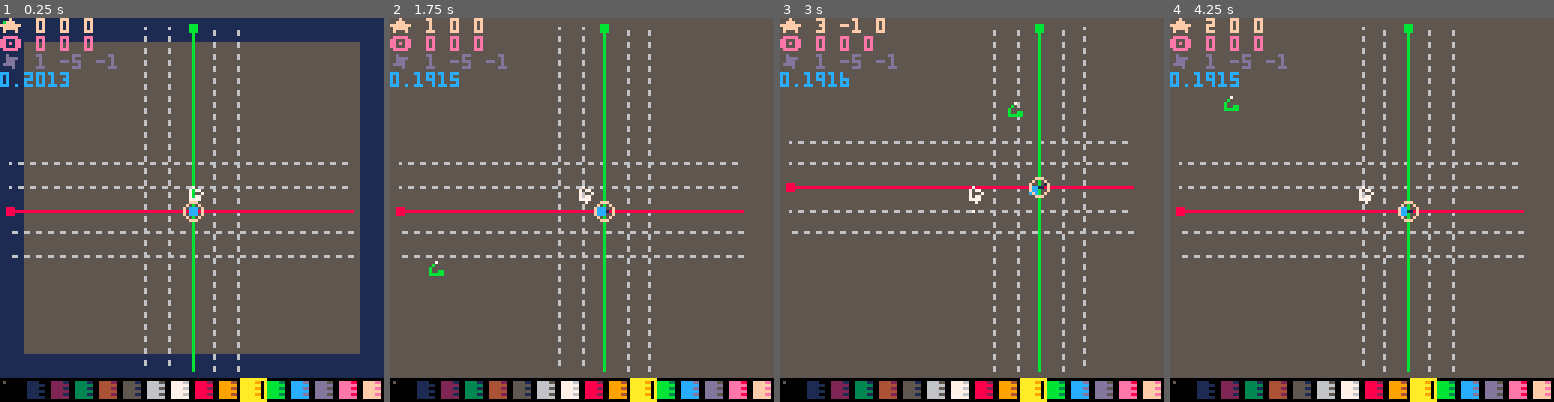
Above: before the commit, frames 1-4 (left to right).
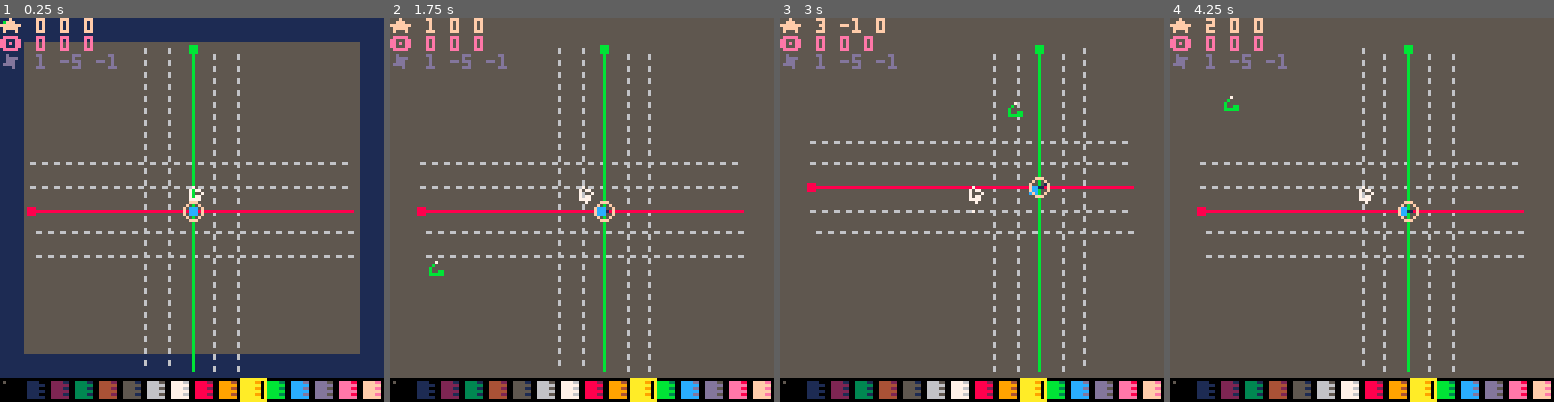
Above: after the commit, the same moments.

Repository: bitchunk/pico8misk
Game: PICO-8 cartridge pelogen.p8
The game is run twice, just before and just after one commit, with the same random seed, the same clock (stepped at 60 frames per second) and the same inputs.
Inputs (mouse positions are in pixels of both pictures, inside the frame that each line leads up to):
- Up to frame 1 (0.25 s): no input
- Up to frame 2 (1.75 s): tap X (X key) at 0.33, 1.07 s; click (670, 121) at 0.67 s; tap O (Z key) at 0.7, 1.7 s; click (436, 267) at 1.22 s; hold Right from 1.6 s (still down)
- Up to frame 3 (3 s): click (887, 114) at 1.77 s; tap X (X key) at 1.85, 2.97 s; release Right at 2.1 s; tap O (Z key) at 2.1, 2.5, 2.9 s; hold Up 2.15-2.42 s; click (952, 259) at 2.32 s; hold Right from 2.47 s (still down); click (1014, 106) at 2.87 s
- Up to frame 4 (4.25 s): release Right at 3.03 s; hold Left 3.08-3.58 s; tap O (Z key) at 3.3, 3.7, 4.1 s; click (1465, 256) at 3.42 s; hold Down 3.63-3.97 s; click (1231, 102) at 3.97 s; hold Right from 4.02 s (still down); tap X (X key) at 4.08 s

The runs differ from the first frame. In frame 1, 0.7% of the frame differs, in the area x 0-63%, y 1-63%; in frame 2, 0.7%; in frame 3, 0.7%; in frame 4, 0.7%.

Commit message:
底面のモデルを調整

Diff:
--- a/pelogen.p8
+++ b/pelogen.p8
@@ -516,7 +516,7 @@
 lpos.z=-1
 view.z=64
 viewb.z=64
-
+culr=1
 plgn_load({23})
 btmr=vtxs
 vtxs={}
@@ -567,6 +567,8 @@
 
 floor=1
 
+minpos=-7
+
 mo=getmouse()
 dragstart(opos,1)
 dragstart(view,1)
@@ -656,7 +658,7 @@
 
 local c=genab.z and 13 or 6
 if genab.x then
-for i=max(opos.y-2,-8),min(opos.y+2,7) do
+for i=max(opos.y-2,minpos),min(opos.y+2,7) do
 --local zr=(8*64+prsp)/(view.z-0+prsp)
 local x=0
 --local y=genab.z and zr/(view.z-opos.y+prsp) or zr/(view.z-i)
@@ -664,7 +666,7 @@
 --local y=genab.z and opos.y*8*zr or i*8*zr
 local y=genab.z and opos.y or i
 local z=genab.z and i-opos.y+opos.z or opos.z
-line3(7+x,y,z,-8+x,y,z,qv,c)
+line3(7+x,y,z,minpos+x,y,z,qv,c)
 --local q,x1,y1,z1=rots(7+x,y,z,qx,qy,qz)
 --local q,x2,y2,z2=rots(-8+x,y,z,qx,qy,qz)
 --local z1=zr/(wz-z1)
@@ -673,14 +675,14 @@
 end
 end
 if genab.y then
-for i=max(opos.x-2,-8),min(opos.x+2,7) do
+for i=max(opos.x-2,minpos),min(opos.x+2,7) do
 --local x=genab.z and opos.x*8*zr or i*8*zr
 --local y=0
 --local z=genab.z and (i-opos.x+opos.z)*8*zr or opos.z*8*zr
 local x=genab.z and opos.x or i
 local y=0
 local z=genab.z and i-opos.x+opos.z or opos.z
-line3(x,7+y,z,x,-8+y,z,qv,c)
+line3(x,7+y,z,x,minpos+y,z,qv,c)
 
 --local q,x1,y1,z1=rots(x,7+y,z,qx,qy,qz)
 --local q,x2,y2,z2=rots(x,-8+y,z,qx,qy,qz)
@@ -692,7 +694,7 @@
 end
 if genab.z then
 local st=genab.x and opos.x or opos.y
-for i=max(st-2,-8),min(st+2,7) do
+for i=max(st-2,minpos),min(st+2,7) do
 --local x=genab.x and i*8*zr or opos.x*8*zr
 --local y=genab.y and i*8*zr or opos.y*8*zr
 --local z=genab.x and 0 or 0
@@ -704,7 +706,7 @@
 --local z1=zr/(wz-z1)
 --local z2=zr/(wz-z2)
 --line(x1*z1+view.x,y1*z1+view.y,x2*z2+view.x,y2*z2+view.y,c)
-line3(x,y,7+z,x,y,-8+z,qv,c)
+line3(x,y,7+z,x,y,minpos+z,qv,c)
 end
 end
 
@@ -712,21 +714,21 @@
 --local q,x1,y1,z1=rots(56*zr,opos.y*8*zr,opos.z*8*zr,qx,qy,qz)
 --local q,x2,y2,z2=rots(-64*zr,opos.y*8*zr,opos.z*8*zr,qx,qy,qz)
 --line(x1+view.x,y1+view.y,x2+view.x,y2+view.y,0x28)
-local l1={line3(7,opos.y,opos.z,-8,opos.y,opos.z,qv,0x28)}
+local l1={line3(7,opos.y,opos.z,minpos,opos.y,opos.z,qv,0x28)}
 --rectfill(x2-1,y2-1,x2+1,y2+1,0x28)
 
 --local q,x1,y1,z=rots(opos.x*8*zr,56*zr,opos.z*8*zr,qx,qy,qz)
 --local q,x2,y2,z=rots(opos.x*8*zr,-64*zr,opos.z*8*zr,qx,qy,qz)
 fillp(not genab.y and msk)
 --line(x1+view.x,y1+view.y,x2+view.x,y2+view.y,0x3b)
-local l2={line3(opos.x,7,opos.z,opos.x,-8,opos.z,qv,0x3b)}
+local l2={line3(opos.x,7,opos.z,opos.x,minpos,opos.z,qv,0x3b)}
 --rectfill(x2-1,y2-1,x2+1,y2+1,0x3b)
 
 fillp(not genab.z and msk)
 --local q,x1,y1,z=rots(opos.x*8*zr,opos.y*8*zr,56*zr,qx,qy,qz)
 --local q,x2,y2,z=rots(opos.x*8*zr,opos.y*8*zr,-64*zr,qx,qy,qz)
 --line(x1+view.x,y1+view.y,x2+view.x,y2+view.y,0x1c)
-local l3={line3(opos.x,opos.y,7,opos.x,opos.y,-8,qv,0x1c)}
+local l3={line3(opos.x,opos.y,7,opos.x,opos.y,minpos,qv,0x1c)}
 --rectfill(x2-1,y2-1,x2+1,y2+1,0x1c)
 fillp()
 
@@ -913,7 +915,7 @@
 if not keystate[' '] and mo.l then
 scale=8
 local p=tmap({dragdist(opos,orot)},function(v)
-return mid(-8,7,flr(v))
+return mid(minpos,7,flr(v))
 end)
 
 --local p={dragdist(opos,orot)}
@@ -1232,7 +1234,7 @@
 view.z-=mo.w*4
 else
 --vcol=(vcol+16+mo.w)%16
-opos.z=mid(opos.z+amid(mo.w,1),-8,7)
+opos.z=mid(opos.z+amid(mo.w,1),minpos,7)
 --orot.z-=mo.w*2
 end
 end
@@ -1469,7 +1471,7 @@
 tmap(drscs,function(v)
 drsc[v].tra()
 end)
-dbg(stat(1))
+--dbg(stat(1))
 isdebug=true
 
 dbg_print()
@@ -1679,7 +1681,7 @@
 
 function getsvt()
 local st,en,s
-=max(1,min(vtxsl+vtxsll,vtxsl))
+=max(1,min(min(vtxsl,#vtxs)+vtxsll,vtxsl))
 ,min(#vtxs,max(vtxsl+vtxsll,vtxsl))
 ,{}
 for i=st,en do
@@ -1718,7 +1720,7 @@
 --return tmap(cat(v,{rview.x,rview.y,rview.z}),function(a,i)
 return tmap(v,function(a,i)
 i=(i-1)%3+1
-return radq(a*s,normalize(rada[i],1))
+return radq(a*s,{normalize(rada[i],1)})
 end)
 
 end
@@ -1745,9 +1747,10 @@
 tmap(ids,function(v,i)
 local l,t=v%16*8,toc(v,16)*8
 ecxy('0 0 2 8',function(x,y)
-if peek2(l/2+(t+y)*0x40+x*2)~=0 then
+--if peek2(l/2+(t+y)*0x40+x*2)~=0 then
 x=x*4+l
 y+=t
+if sget(x,y)~=0 then
 add(ts,{
 sget(x,y)-8
 ,sget(x+1,y)-8
@@ -1778,7 +1781,7 @@
 ]]
 ..[[rfp={]]..join(tmap(rfp,function(v)return '0x'..tohex(v)end),',')..[[}
 function plgn_load(r)
-lpos=normalize(1,-5,-1,1)
+lpos={normalize({1,-5,-1},1)}
 vtxs={}
 prspx=4
 prspy=4
@@ -1808,8 +1811,8 @@
 for y=0,7 do
 y+=t
 for x=0,1 do
-if peek2(l/2+(y)*0x40+x*2)~=0 then
 x=x*4+l
+if sget(x,y)~=0 then
 add(ts,{
 sget(x,y)-8
 ,sget(x+1,y)-8
@@ -1851,15 +1853,17 @@
 local s=mid(r*3,0,3)
 return band(lshr(c,flr(s)*4),0xff),rfp[mid(1,8,flr(band(s,0x.ffff)*7)+1)]
 end
-
 function dot(v1,v2)
 	return v1[1]*v2[1]+v1[2]*v2[2]+v1[3]*v2[3]
 end
-
-function normalize(x,y,z)
-local l=1/sqrt(x*x+y*y+z*z)
-return {x*l,y*l,z*l}
-end
+function cross(v1,v2)
+return {v1[2]*v2[3]-v1[3]*v2[2],v1[3]*v2[1]-v1[1]*v2[3],v1[1]*v2[2]-v1[2]*v2[1]}
+end
+function normalize(v,s)
+local l=s/sqrt(v[1]*v[1]+v[2]*v[2]+v[3]*v[3])
+return v[1]*l,v[2]*l,v[3]*l
+end
+
 
 gvtx={}
 //**
@@ -1915,16 +1919,14 @@
 	local x1,y1,z1=v1[1],v1[2],v1[3]
 	local x2,y2,z2=v2[1],v2[2],v2[3]
 	local x3,y3,z3=v3[1],v3[2],v3[3]
-
-	lpos=lpos or normalize(0,0,-64,1)
-	local c,fp=light
-	(lpal[c]
-	,dot(
-	normalize(vtopsort(v1,v2,v3))
-	,lpos
+	local c,fp=light(
+	lpal[c]
+	,dot
+	(lpos
+	,{normalize(cross({normalize({x1-x3,y1-y3,z1-z3},1)},{normalize({x2-x3,y2-y3,z2-z3},1)}),1)}
 	))
 
-	local cull=((x2-x1)*(y3-y1)-(x3-x1)*(y2-y1)<0 and culr or bnot(culr))>0
+	local cull=((x2-x1)*(y3-y1)-(x3-x1)*(y2-y1)<=0 and culr or bnot(culr))>0
 	vs[i]={x1,y1,z1,x2,y2,z2,x3,y3,z3,c,fp,cull}
 	end
 end
@@ -2018,21 +2020,6 @@
 quicksort(v,p+1,e)
 end
 
-function vtopsort(v1,v2,v3)
-
---if(v1[2]<v2[2]) v1,v2={v2[1],v2[2],v2[3]},{v1[1],v1[2],v1[3]}return v1,v2,v3
---if(v2[2]<v3[2]) v2,v3={v3[1],v3[2],v3[3]},{v2[1],v2[2],v2[3]}return v1,v2,v3
---if(v3[2]<v1[2]) v3,v1={v1[1],v1[2],v1[3]},{v3[1],v3[2],v3[3]}return v1,v2,v3
---if(v1.s<v2.s) v1,v2=v2,v1
---if(v2.s<v3.s) v2,v3=v3,v2
---if(v3.s<v1.s) v3,v1=v3,v1
-if(v1[2]<v2[2]) v1,v2=v2,v1
-if(v2[2]<v3[2]) v2,v3=v3,v2
-if(v3[2]<v1[2]) v3,v1=v3,v1
---dbg(v1[2])
-return v1,v2,v3
-end
-
 --quaternion
 function radq(r,v)
 --r (rad) rotation
@@ -2058,8 +2045,6 @@
 function light(c,r)
 local s=mid(r*3,0,3)
 return band(lshr(c,flr(s)*4),0xff),rfp[mid(1,8,flr(band(s,0x.ffff)*7)+1)]
---local s=mid(r,0,1)
---return band(lshr(c,flr(s+1)*4),0xff),rfp[mid(1,8,flr(band(s,0x.ffff)*7)+1)]
 end
 
 
@@ -2070,17 +2055,17 @@
 end
 
 function cross(v1,v2)
-return v1[2]*v2[3]-v1[3]*v2[2],v1[3]*v2[1]-v1[1]*v2[3],v1[1]*v2[2]-v1[2]*v2[1]
+return {v1[2]*v2[3]-v1[3]*v2[2],v1[3]*v2[1]-v1[1]*v2[3],v1[1]*v2[2]-v1[2]*v2[1]}
 end
 
 function normalize(v,s)
 local l=s/sqrt(v[1]*v[1]+v[2]*v[2]+v[3]*v[3])
-return {v[1]*l,v[2]*l,v[3]*l}
-end
-
-function cull(x1,y1,x2,y2,x3,y3,i)
-return (x2-x1)*(y3-y1)-(x3-x1)*(y2-y1)<0 and i or bnot(i)
-end
+return v[1]*l,v[2]*l,v[3]*l
+end
+
+--function cull(x1,y1,x2,y2,x3,y3,i)
+--return (x2-x1)*(y3-y1)-(x3-x1)*(y2-y1)<0 and i or bnot(i)
+--end
 function objdraw(o)
 --local zr=64/view.z
 local zr=1
@@ -2128,15 +2113,17 @@
 local x1,y1,z1=v1[1],v1[2],v1[3]
 local x2,y2,z2=v2[1],v2[2],v2[3]
 local x3,y3,z3=v3[1],v3[2],v3[3]
-
 local c,fp=light(
 lpal[c]
 ,dot
-(normalize(l,1)
-,normalize({cross({x1-x3,y1-y3,z1-z3},{x2-x3,y2-y3,z2-z3})},1)
+({normalize(l,1)}
+,{normalize(cross({normalize({x1-x3,y1-y3,z1-z3},1)},{normalize({x2-x3,y2-y3,z2-z3},1)}),1)}
 ))
 
-if cull(x1,y1,x2,y2,x3,y3,-1)>0 then
+
+local cull=((x2-x1)*(y3-y1)-(x3-x1)*(y2-y1)<=0 and culr or bnot(culr))>0
+if not cull then
+--if cull(x1,y1,x2,y2,x3,y3,-1)>0 then
 return
 end
 if fp then
@@ -2557,6 +2544,9 @@
 
 
 
+__gff__
+0000000000000000000000000000000000000000000000000000000000000000000000000000000000000000000000000000000000000000000000000000000000000000000000000000000000000000000000000000000000000000000000000000000000000000000000000000000000000000000000000000000000000000
+000000000000000000000000000000000000000000000000000000000000000000000000000000000000000000000000000000000000000000000000000000000000000000000000000000000000000000000000000000000000000000000000000000000000000000000000000000000000000001b800000000000000000000
 __map__
 4040404040404040404040404040404040414243404142434041424340414243000000000000000000000000000000000000000000000000000000000000000000000000000000000000000000000000000000000000000000000000000000000000000000000000000000000000000000000000000000000000000000000000
 4040404040404040404040404040404050515253505152535051525350515253000000000000000000000000000000000000000000000000000000000000000000000000000000000000000000000000000000000000000000000000000000000000000000000000000000000000000000000000000000000000000000000000
Not shown, changed: 88 lines of the sprite sheet (__gfx__) section of pelogen.p8
Not shown, changed: the thumbnail (__label__) section of pelogen.p8
